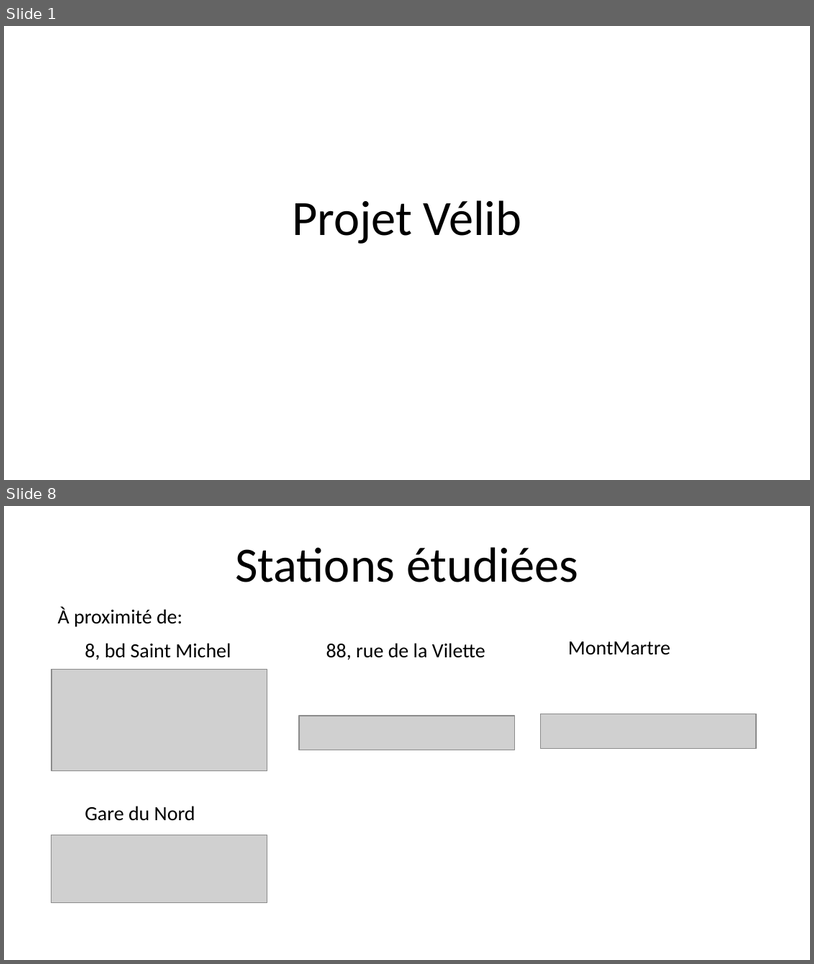
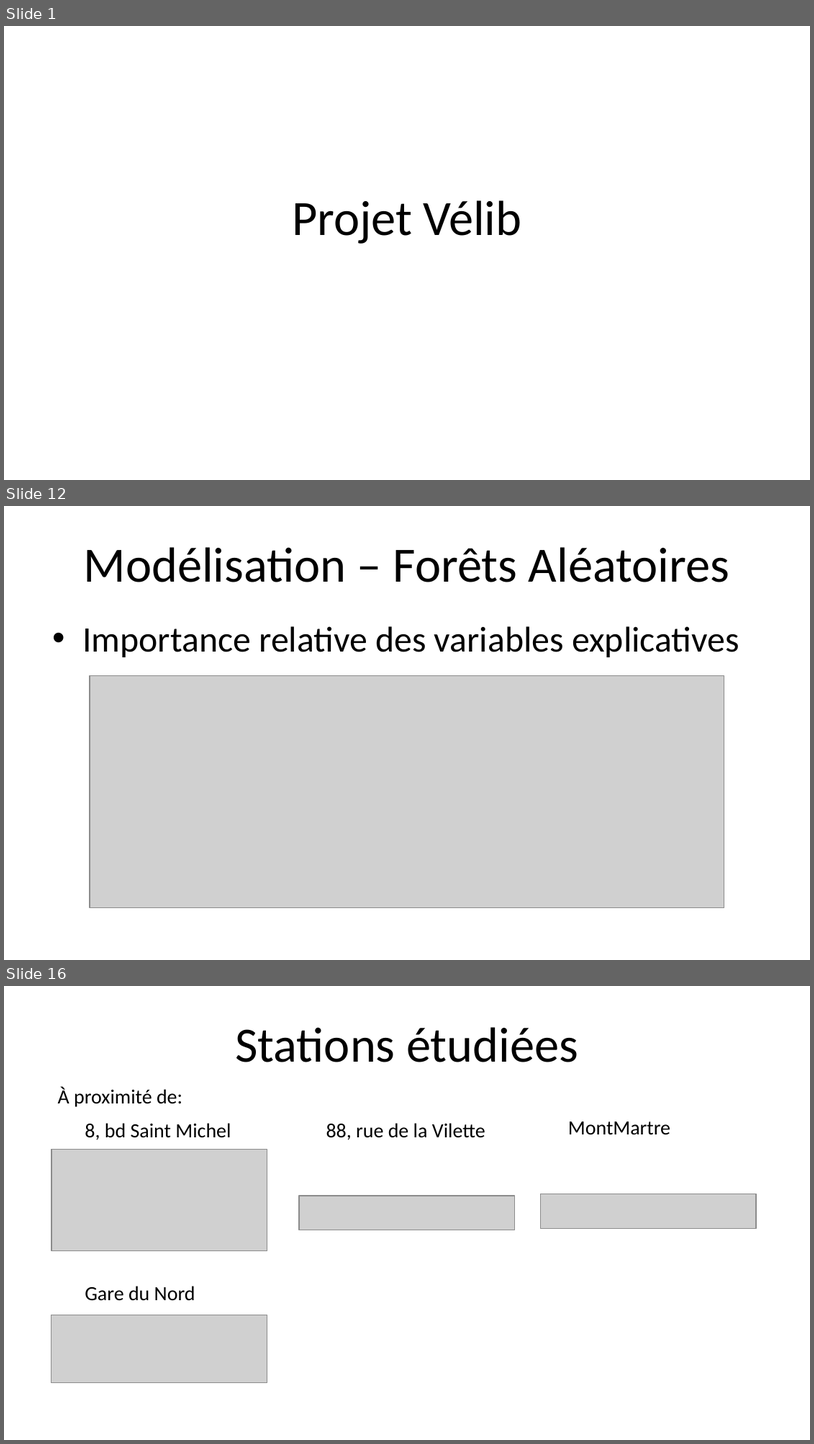
Before and after one commit to DianeBeldame/AppVelib, a slide deck: Presentation v0.1.pptx. Shown one above the other, each under a label of ours: slides 1 and 8 before the commit, slides 1, 12 and 16 after it; the slides between them are not shown. The pictures are 814x964 and 814x1444 pixels, drawn with LibreOffice and Linux fonts; fonts in the diff are those of the drawing; grey boxes stand for pictures. Boxes give left, top, right and bottom in pixels: in the first picture for what was removed or moved away, otherwise in the second. Text is boxed around its words. In the diff, an @@ line names an element or a change of style, - is before the commit and + after.

```diff
--- a/Presentation v0.1.pptx
+++ b/Presentation v0.1.pptx
@@ slide 12 added at [4, 506, 810, 960], background #FFFFFF @@
@@ title added at [84, 547, 730, 582], 44 pt, text #000000 @@
+Modélisation – Forêts Aléatoires
@@ text added at [82, 626, 740, 657], 32 pt, text #000000 @@
+• Importance relative des variables explicatives
@@ picture added at [90, 675, 724, 908] @@
@@ what was slide 8 is now slide 16 @@
```
Also in this commit, not shown: 6 slides changed, 9 other slides added, 3 other files.
